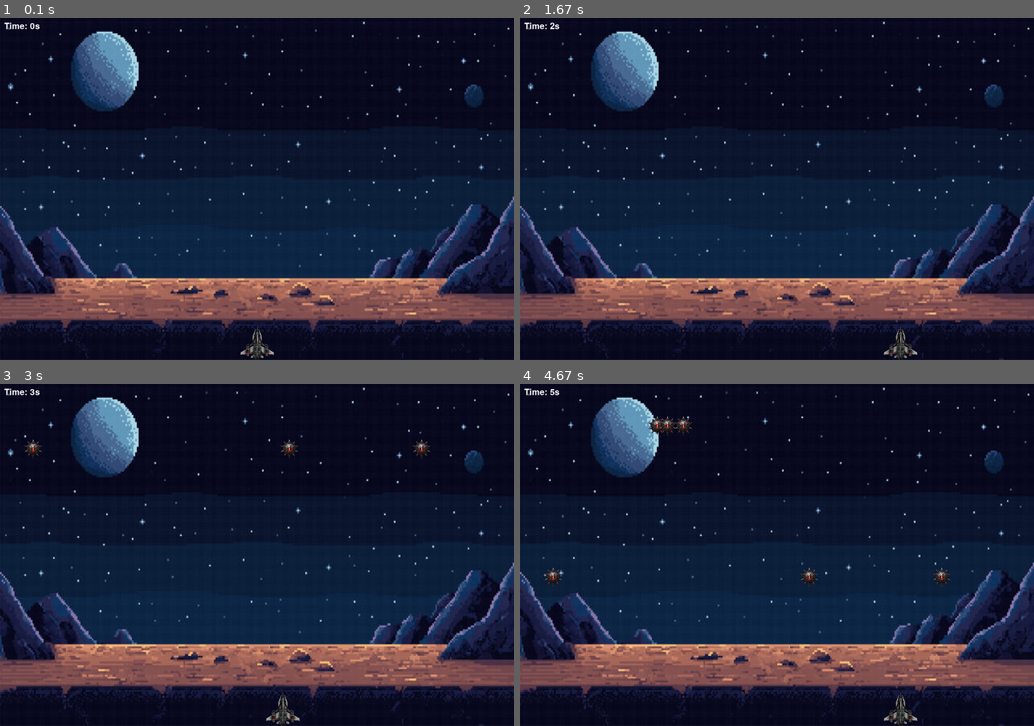
Above: before the commit, frames 1-4 (two rows, left to right).
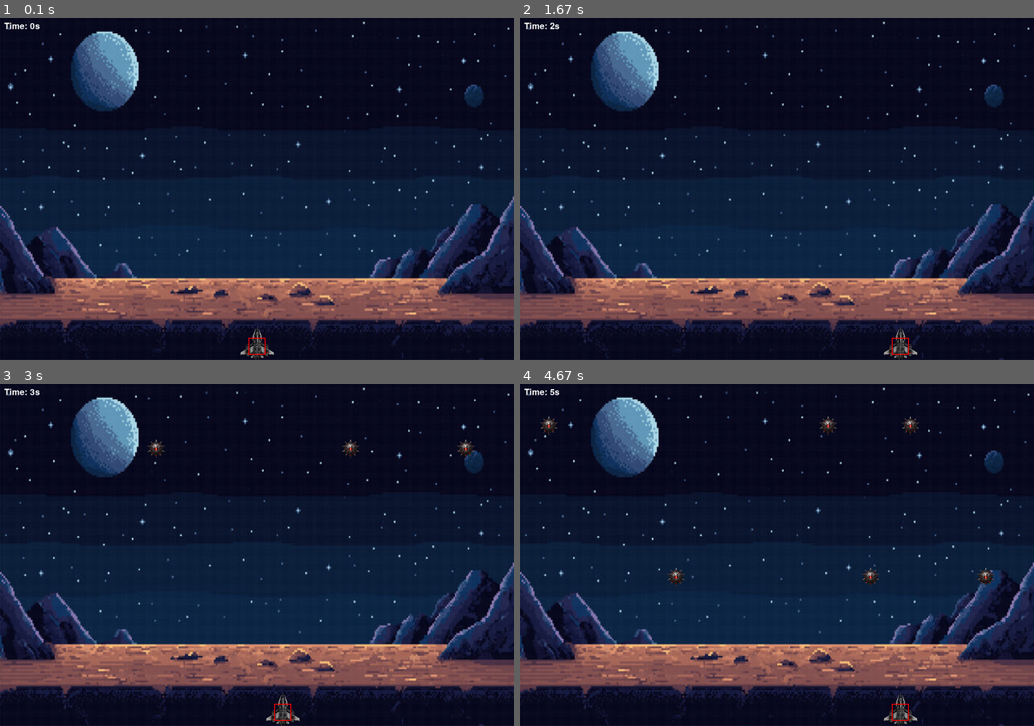
Above: after the commit, the same moments.

Repository: veeoid/Collision-Game-PyGame
Game: pygame game, started from main.py
Two runs of this game, one before a commit and one after it. Both use one fixed random seed, a clock stepped at 60 frames per second and the inputs below.
Inputs:
- Up to frame 1 (0.1 s): no input
- Up to frame 2 (1.67 s): hold A 0.33-0.8 s; hold Right 0.33-0.8 s; hold Right 0.83-1.3 s; hold D from 1.33 s (still down)
- Up to frame 3 (3 s): release D at 1.8 s; hold Left 1.83-2.37 s; hold A 2.4-2.8 s; hold Right from 2.83 s (still down)
- Up to frame 4 (4.67 s): release Right at 3.47 s; hold A 3.5-3.97 s; hold Right 4-4.47 s; hold D from 4.5 s (still down)

The runs differ from the first frame. In frame 1, less than 0.1% of the frame differs, in the area x 48-52%, y 93-99%; in frame 2, less than 0.1%; in frame 3, 0.5%; in frame 4, 1.1%, in the area x 3-93%, y 9-99%.

Commit message:
Updated the Hitbox

Diff:
--- a/main.py
+++ b/main.py
@@ -31,16 +31,62 @@
 FONT = pygame.font.SysFont("comicsans", 30)
 
 
+class Player:
+    def __init__(self):
+        self.image_rect = pygame.Rect(
+            WIDTH / 2 - PLAYER_WIDTH / 2,
+            HEIGHT - PLAYER_HEIGHT,
+            PLAYER_WIDTH,
+            PLAYER_HEIGHT,
+        )
+        self.vel = PLAYER_VEL
+
+        self.rect = pygame.Rect(0, 0, int(PLAYER_WIDTH * 0.5), int(PLAYER_HEIGHT * 0.5))
+        self.update_hitbox()
+
+    def update_hitbox(self):
+        self.rect.centerx = self.image_rect.centerx
+        self.rect.centery = self.image_rect.centery + 8
+
+    def move(self, keys):
+        if (
+            keys[pygame.K_LEFT] or keys[pygame.K_a]
+        ) and self.image_rect.x - self.vel >= 0:
+            self.image_rect.x -= self.vel
+        if (
+            keys[pygame.K_RIGHT] or keys[pygame.K_d]
+        ) and self.image_rect.x + self.vel + PLAYER_WIDTH <= WIDTH:
+            self.image_rect.x += self.vel
+
+        self.update_hitbox()
+
+    def draw(self):
+        WIN.blit(PLAYER_IMG, self.image_rect)
+
+
+class Star:
+    def __init__(self):
+        star_x = random.randint(0, WIDTH - STAR_WIDTH)
+        self.rect = pygame.Rect(star_x, -STAR_HEIGHT, STAR_WIDTH, STAR_HEIGHT)
+
+    def update(self):
+        self.rect.y += STAR_VEL
+
+    def draw(self):
+        WIN.blit(STAR_IMG, (self.rect.x, self.rect.y))
+
+
 def draw(player, elapsed_time, stars):
     WIN.blit(BG, (0, 0))
 
     time_text = FONT.render(f"Time: {round(elapsed_time)}s", 1, "white")
     WIN.blit(time_text, (10, 10))
 
-    WIN.blit(PLAYER_IMG, (player.x, player.y))
+    player.draw()
+    pygame.draw.rect(WIN, (255, 0, 0), player.rect, 2)
 
     for star in stars:
-        WIN.blit(STAR_IMG, (star.x, star.y))
+        star.draw()
 
     pygame.display.update()
 
@@ -49,12 +95,7 @@
 def main():
     run = True
 
-    player = pygame.Rect(
-        WIDTH / 2 - PLAYER_WIDTH / 2,
-        HEIGHT - PLAYER_HEIGHT,
-        PLAYER_WIDTH,
-        PLAYER_HEIGHT,
-    )
+    player = Player()
     clock = pygame.time.Clock()
 
     start_time = time.time()
@@ -72,9 +113,7 @@
 
         if star_count > star_add_increment:
             for _ in range(3):
-                star_x = random.randint(0, WIDTH - STAR_WIDTH)
-                star = pygame.Rect(star_x, -STAR_HEIGHT, STAR_WIDTH, STAR_HEIGHT)
-                stars.append(star)
+                stars.append(Star())
 
             star_add_increment = max(200, star_add_increment - 50)
             star_count = 0
@@ -85,19 +124,16 @@
                 break
 
         keys = pygame.key.get_pressed()
-
-        if (keys[pygame.K_LEFT] or keys[pygame.K_a]) and player.x - PLAYER_VEL >= 0:
-            player.x -= PLAYER_VEL
-        if (
-            keys[pygame.K_RIGHT] or keys[pygame.K_d]
-        ) and player.x + PLAYER_VEL + PLAYER_WIDTH <= WIDTH:
-            player.x += PLAYER_VEL
+        player.move(keys)
 
         for star in stars[:]:
-            star.y += STAR_VEL
-            if star.y > HEIGHT:
+            star.update()
+            if star.rect.y > HEIGHT:
                 stars.remove(star)
-            elif star.y + star.height >= player.y and star.colliderect(player):
+            elif (
+                star.rect.y + star.rect.height >= player.rect.y
+                and star.rect.colliderect(player.rect)
+            ):
                 stars.remove(star)
                 hit = True
                 break
